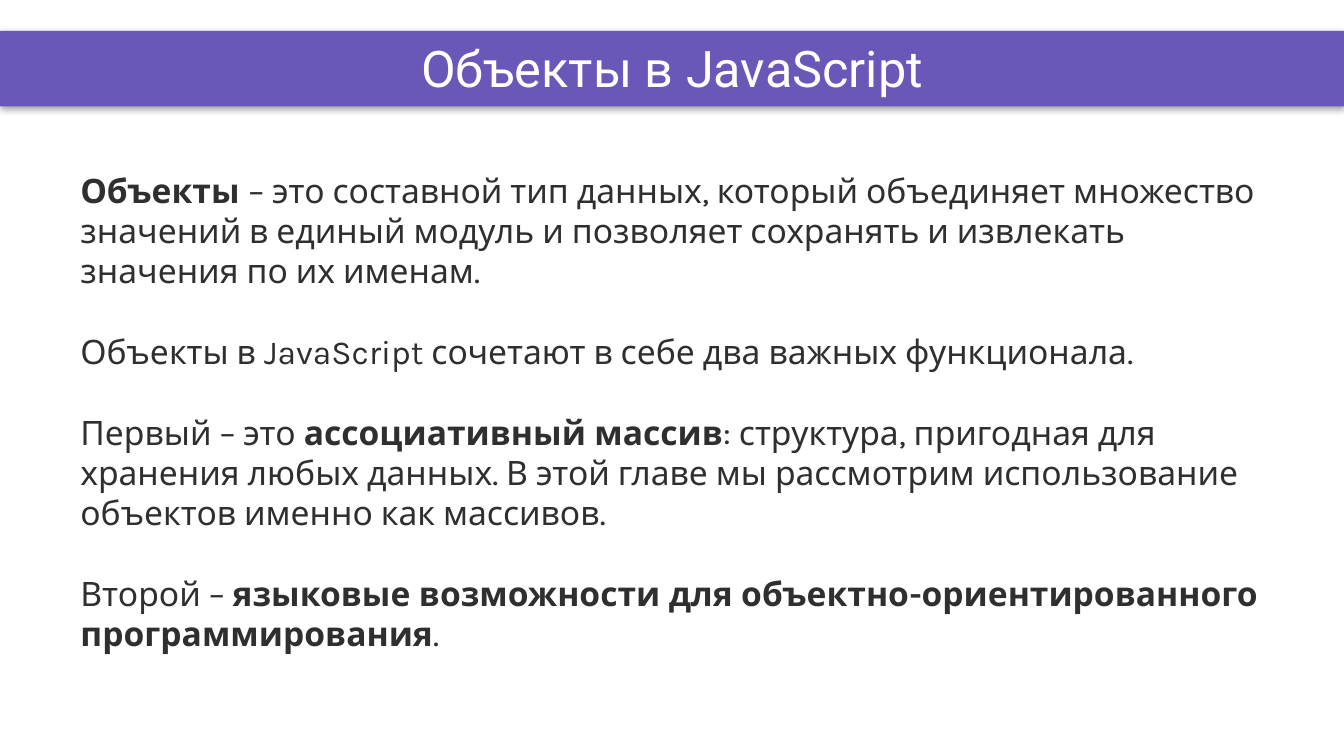
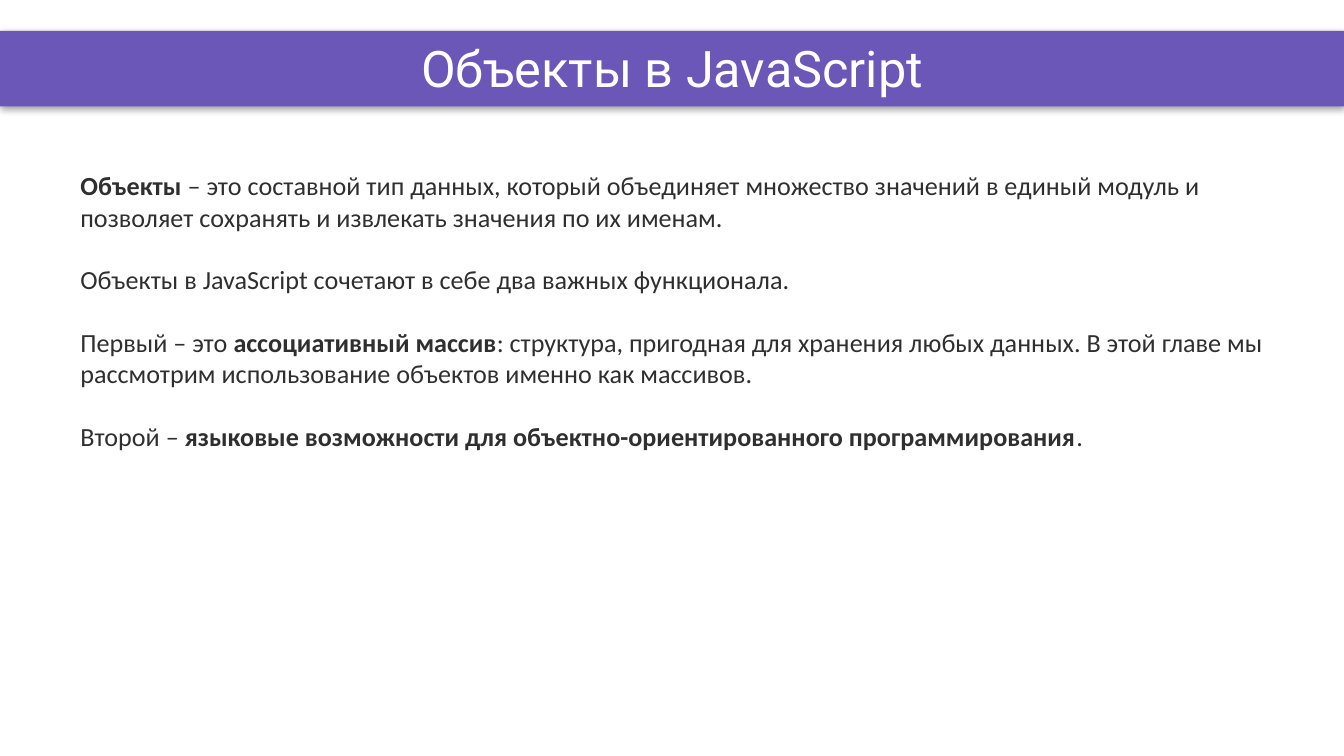
Before and after one commit to DinamickaDevelopment/Ignite-1, a slide deck: slide 3 of lesson_1/Presentation/Object+Array.pptx. Drawn at 1344x756 pixels with LibreOffice and Linux fonts; fonts in the diff are those of the drawing; background and template pictures are left out. Boxes give left, top, right and bottom in pixels: in the first picture for what was removed or moved away, otherwise in the second. Text is boxed around its words. In the diff, an @@ line names an element or a change of style, - is before the commit and + after.

```diff
--- a/lesson_1/Presentation/Object+Array.pptx
+++ b/lesson_1/Presentation/Object+Array.pptx
@@ text "Объекты – это составной тип ..." at (80, 177, 1262, 451): size 18 to 14 pt, font Karla to Calibri @@
```
Also in this commit, not shown: 3 other slides changed, 19 other files.
